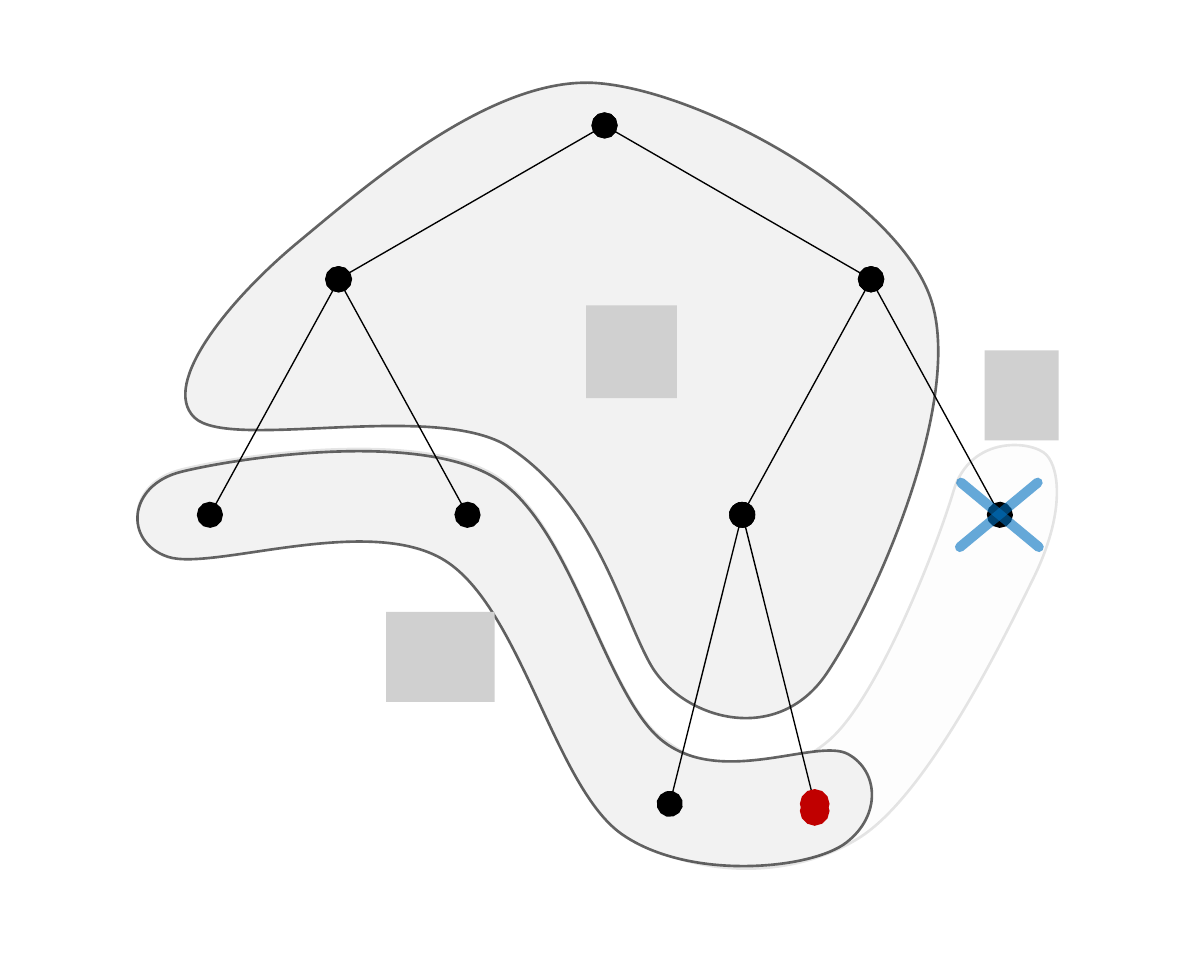
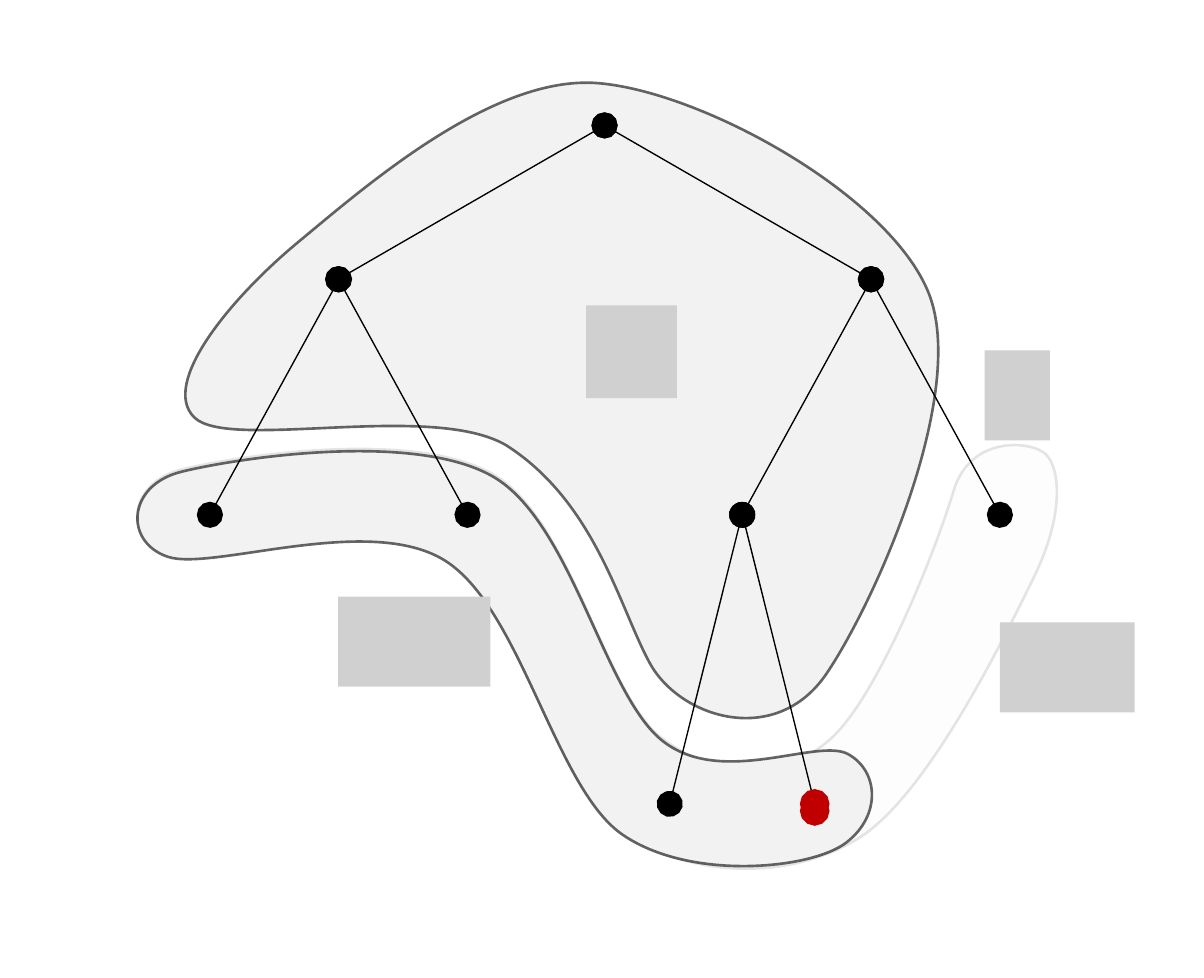
Before and after one commit to eleurent/monte-carlo-graph-search, a slide deck: slide 4 of img/trees.pptx. Drawn at 1204x978 pixels with LibreOffice and Linux fonts; fonts in the diff are those of the drawing; grey boxes stand for pictures. Boxes give left, top, right and bottom in pixels: in the first picture for what was removed or moved away, otherwise in the second. Text is boxed around its words. In the diff, an @@ line names an element or a change of style, - is before the commit and + after.

```diff
--- a/img/trees.pptx
+++ b/img/trees.pptx
@@ picture: place and size @@
-picture at (984, 350, 1059, 440)
+picture at (984, 350, 1049, 440)
@@ line removed from (1038, 484) to (959, 547) @@
@@ line removed from (961, 484) to (1038, 547) @@
@@ picture added at (338, 596, 491, 686) @@
@@ picture removed at (386, 612, 495, 701) @@
@@ picture added at (1000, 623, 1133, 713) @@
```
Also in this commit, not shown: 3 other slides changed, 24 other files.
